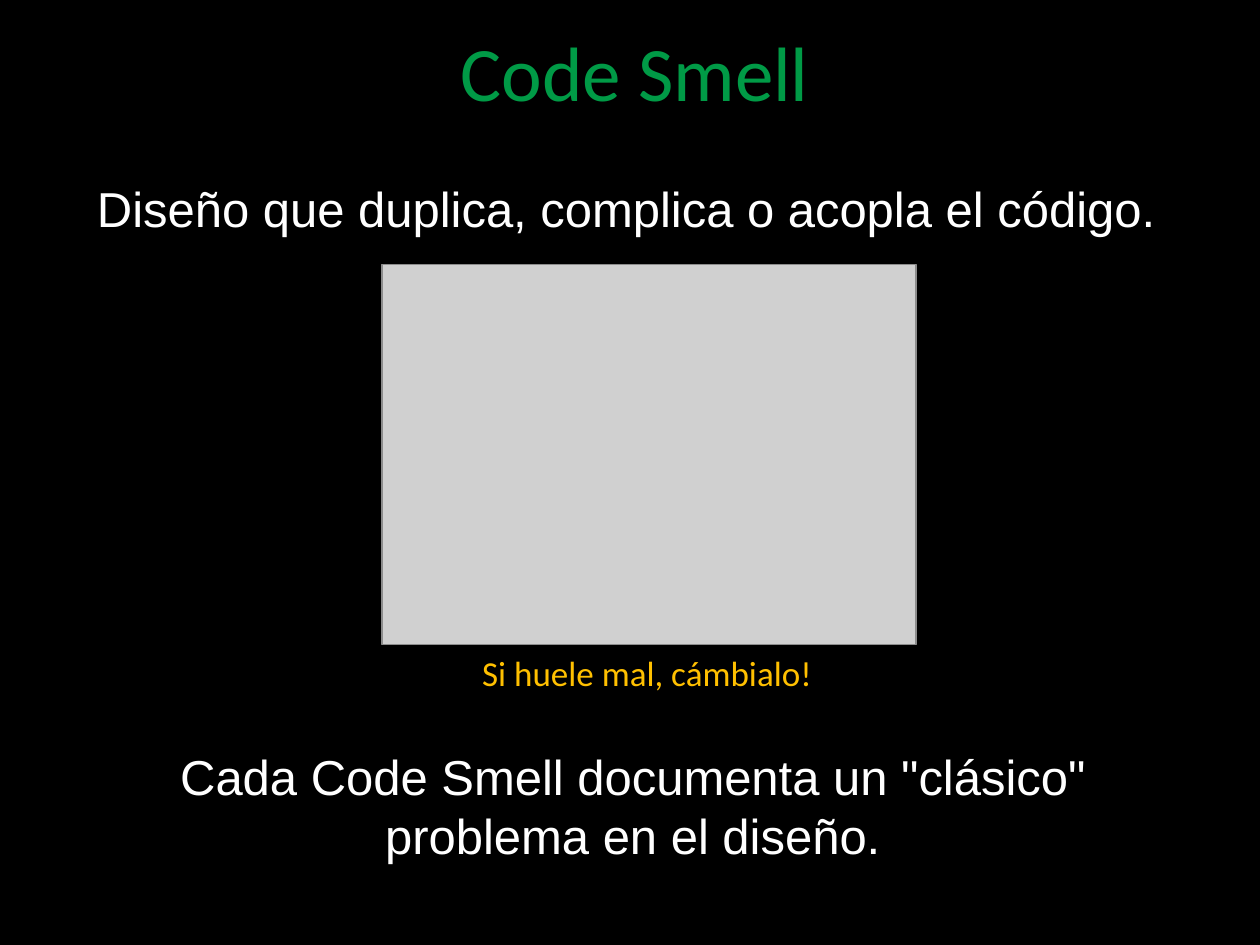
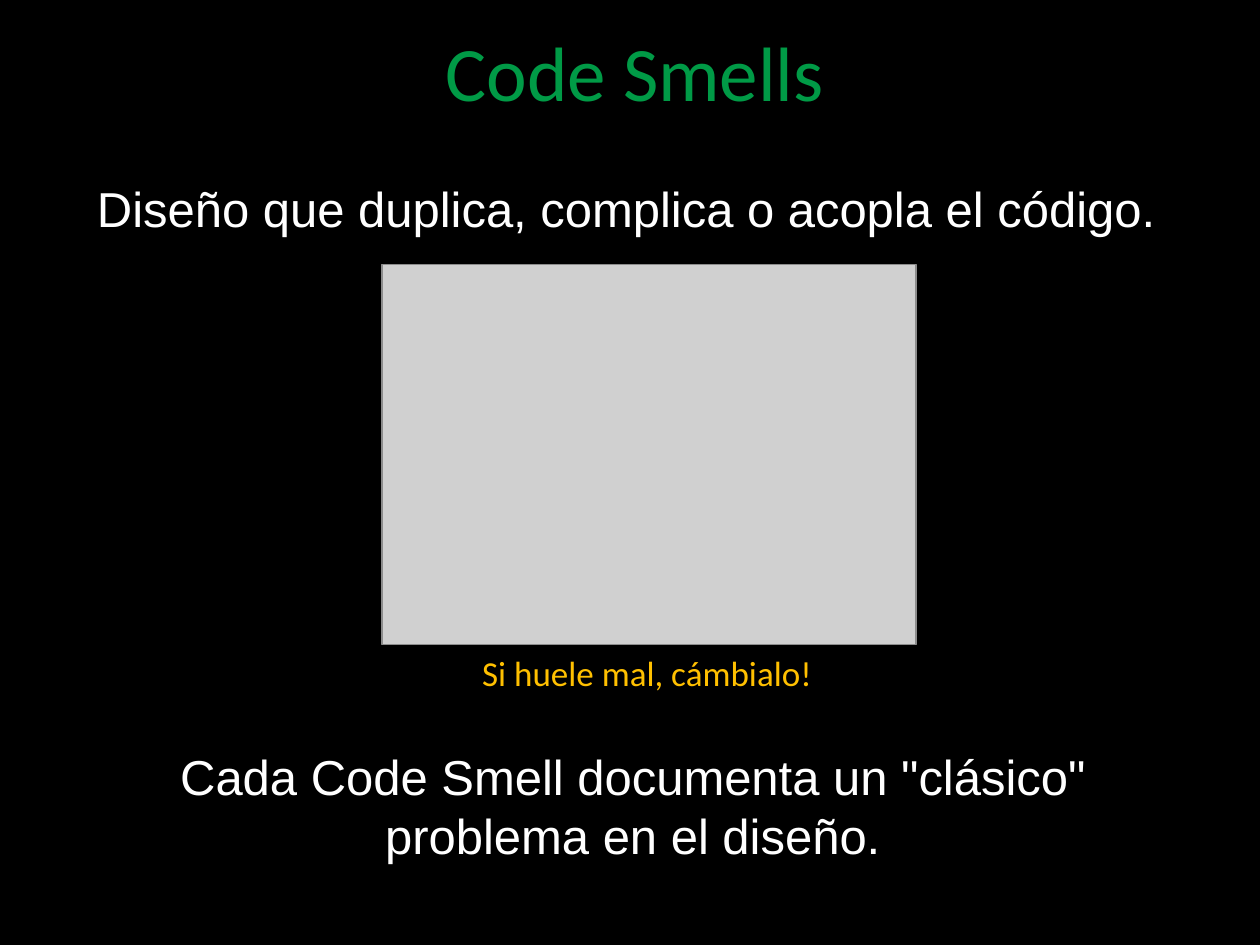
Before and after one commit to angelnunezsalazar/Code-Smells-and-Refactoring, a slide deck: slide 14 of Diapositivas/Code Smells and Refactoring.pptx (slide 8 before the commit). Drawn at 1260x945 pixels with LibreOffice and Linux fonts; fonts in the diff are those of the drawing; grey boxes stand for pictures; background and template pictures are left out. Boxes give left, top, right and bottom in pixels: in the first picture for what was removed or moved away, otherwise in the second. Text is boxed around its words. In the diff, an @@ line names an element or a change of style, - is before the commit and + after.

Commit message:
- Dinámica Technical Debt - Slides Technical Debt - Descripción Smells en Español - Imágenes de Smells en Slides

```diff
--- a/Diapositivas/Code Smells and Refactoring.pptx
+++ b/Diapositivas/Code Smells and Refactoring.pptx
@@ title at (446, 47, 823, 102): text changed @@
-Code Smell
+Code Smells
```
Also in this commit, not shown: 10 other slides changed, 21 slides added, 3 slides removed, 15 other files.
